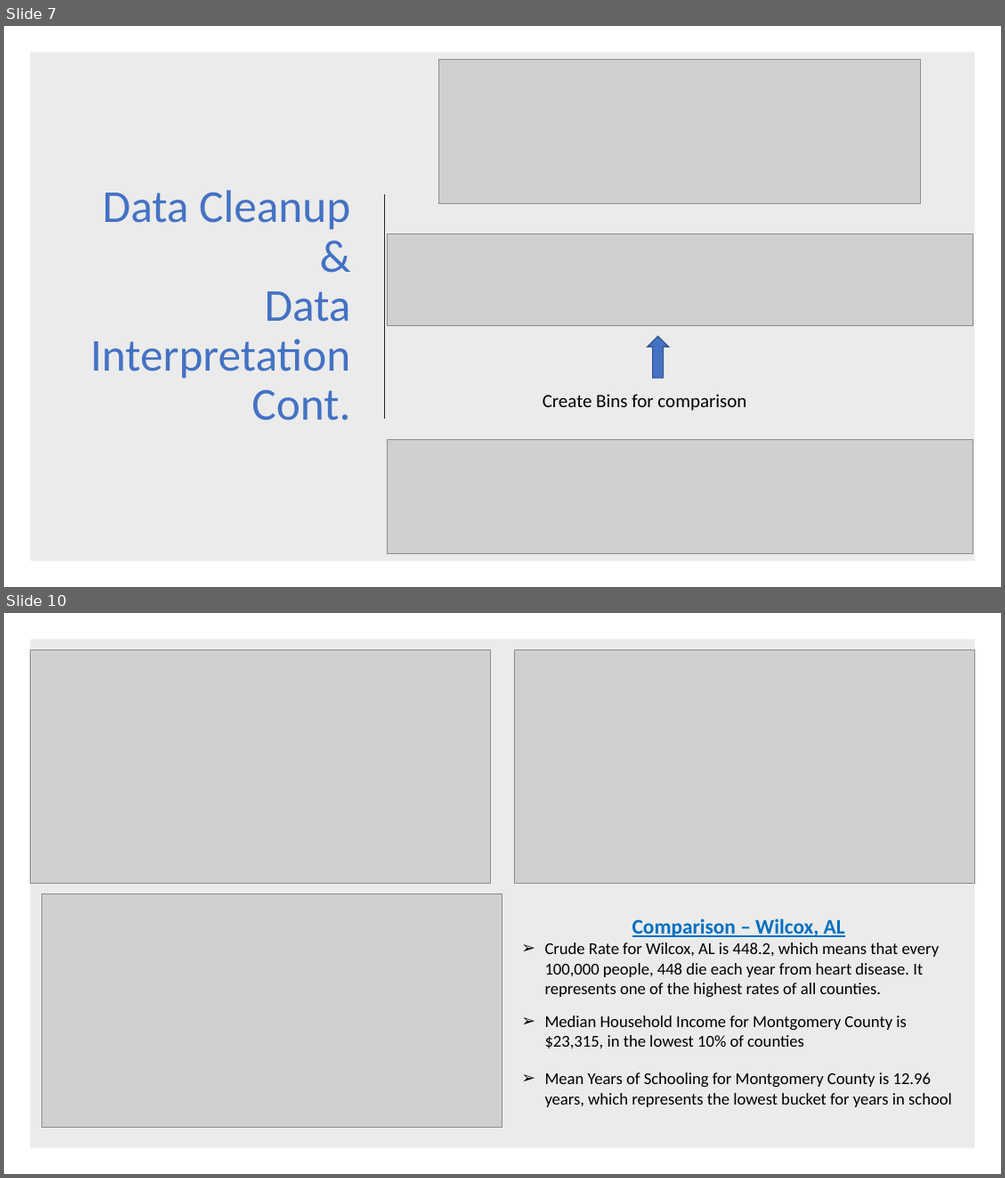
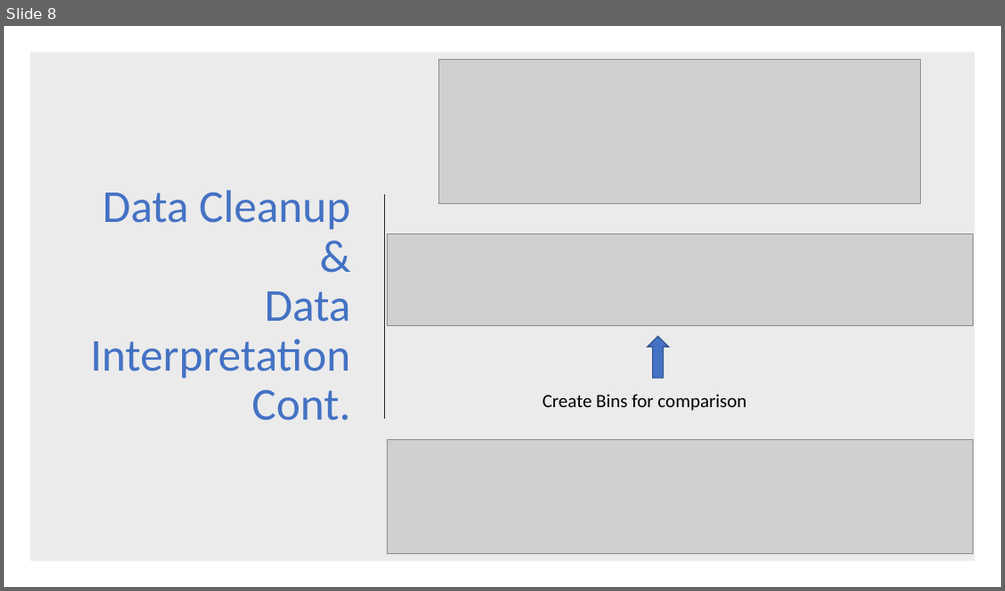
Before and after one commit to coreykretzmer9/CVD_Final_Project, a slide deck: First Project Data and Code/Cardiovascular Mortality Presentation CJK edits.pptx. Shown one above the other, each under a label of ours: slides 7 and 10 before the commit, slide 8 after it; the slides between them are not shown. The pictures are 1005x1178 and 1005x591 pixels, drawn with LibreOffice and Linux fonts; fonts in the diff are those of the drawing; grey boxes stand for pictures. Boxes give left, top, right and bottom in pixels: in the first picture for what was removed or moved away, otherwise in the second. Text is boxed around its words. In the diff, an @@ line names an element or a change of style, - is before the commit and + after.

```diff
--- a/First Project Data and Code/Cardiovascular Mortality Presentation CJK edits.pptx
+++ b/First Project Data and Code/Cardiovascular Mortality Presentation CJK edits.pptx
@@ slide 10 removed at (x1=4, y1=613, x2=1001, y2=1174), background #FFFFFF @@
@@ rectangle removed at (x1=30, y1=639, x2=975, y2=1148) @@
@@ picture removed at (x1=30, y1=649, x2=491, y2=883) @@
@@ picture removed at (x1=514, y1=649, x2=975, y2=883) @@
@@ picture removed at (x1=42, y1=893, x2=502, y2=1127) @@
@@ text removed at (x1=545, y1=918, x2=952, y2=1107) @@
-Comparison – Wilcox, AL
-➢ Crude Rate for Wilcox, AL is 448.2, which means that every 100,000 people, 448 die each year from heart disease. It represents one of the highest rates of all counties.
-➢ Median Household Income for Montgomery County is $23,315, in the lowest 10% of counties
-➢ Mean Years of Schooling for Montgomery County is 12.96 years, which represents the lowest bucket for years in school
@@ what was slide 7 is now slide 8 @@
```
Also in this commit, not shown: 4 slides changed, 2 slides added, 6 other slides removed, 9 other files.
